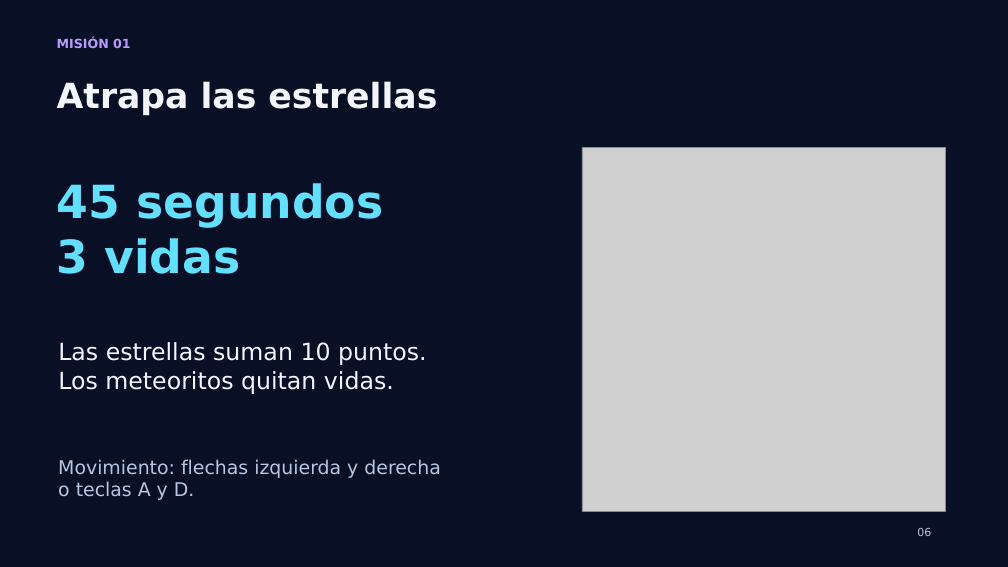
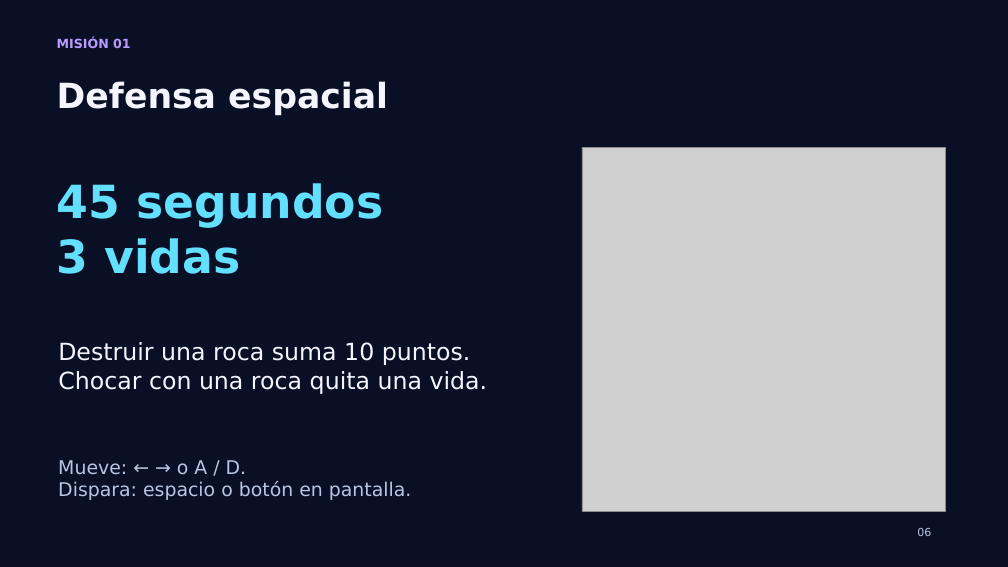
Before and after one commit to PaoloPelaezVillanueva/wie-chincha, a slide deck: slide 6 of Mision_WIE_Chincha_Taller.pptx. Drawn at 1008x567 pixels with LibreOffice and Linux fonts; fonts in the diff are those of the drawing; grey boxes stand for pictures. Boxes give left, top, right and bottom in pixels: in the first picture for what was removed or moved away, otherwise in the second. Text is boxed around its words. In the diff, an @@ line names an element or a change of style, - is before the commit and + after.

```diff
--- a/Mision_WIE_Chincha_Taller.pptx
+++ b/Mision_WIE_Chincha_Taller.pptx
@@ text at box(57, 81, 388, 115): text changed @@
-Atrapa las estrellas
+Defensa espacial
@@ text at box(58, 342, 488, 394): text changed @@
-Las estrellas suman 10 puntos.
-Los meteoritos quitan vidas.
+Destruir una roca suma 10 puntos.
+Chocar con una roca quita una vida.
@@ text at box(58, 460, 412, 500): text changed @@
-Movimiento: flechas izquierda y derecha
-o teclas A y D.
+Mueve: ← → o A / D.
+Dispara: espacio o botón en pantalla.
```
Also in this commit, not shown: 1 other slide changed, 12 other files.
